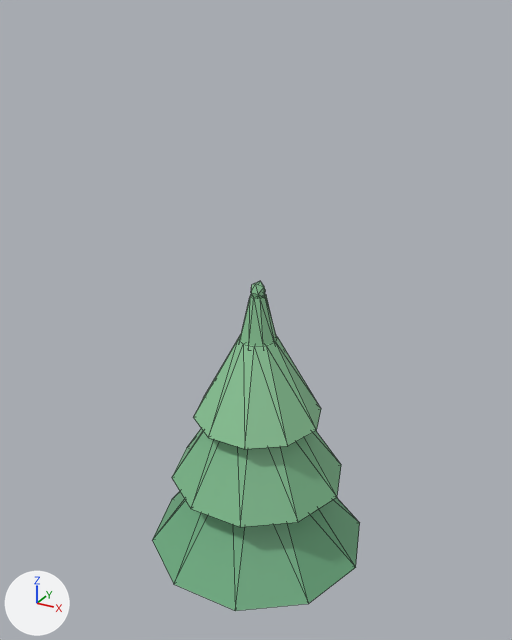
One commit to the glTF model public/studio/v2.15.0/d_pinetree/model.glb: the scene before it, then after it.
The view is the same before and after, from a 50 mm lens placed at (3.38, -6.18, 6.5), pointed at (-0.06, 0.07, 3.38). The lights are fixed; the arrows at lower left show +X, +Y and +Z. The first picture is the older version. Mesh edges are drawn as thin lines. Where no turn or scale is listed for an object, it has been applied to the vertices.

Names of what the first picture shows: 'part1', 'part2', 'part3', 'part4', 'part5'.
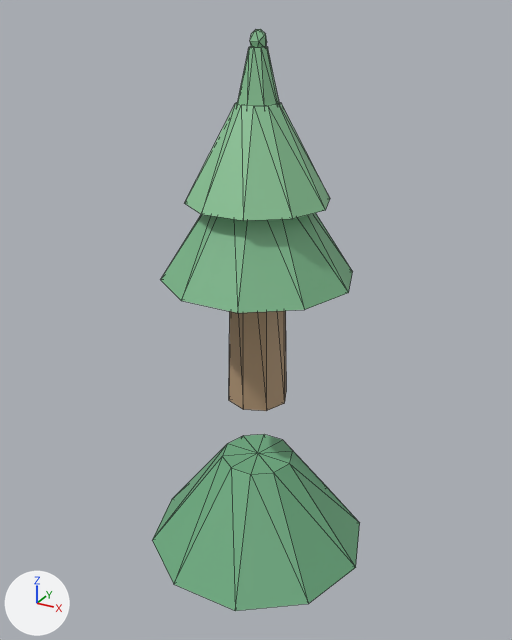
Pixel boxes (x1, y1, x2, y2) of what changed, in the pictures (512 x 640 px):
'part2', moved: before (172, 429, 341, 527); after (161, 213, 353, 313)
'part3', moved: before (193, 334, 321, 449); after (185, 102, 330, 221)
'part0', moved (not visible before): after (229, 311, 286, 411)
'part4', moved: before (240, 295, 276, 346); after (237, 47, 279, 106)
'part5', moved: before (251, 281, 265, 298); after (250, 29, 267, 47)

Edits to the bpy script that builds the scene:
```text
Change me_geometry_0:
    used by ob_part0; location = (0.0, 0.0, 0.0)
    remove me_geometry_0.from_pydata(...)  # 18 vertices, 32 faces; spans x -0.34..0.34, y -0.34..0.34, z 0.0..2.6
    add me_geometry_0.from_pydata(...)  # 18 vertices, 32 faces; spans x -0.34..0.34, y -0.34..0.34, z 2.48..5.08
    me_geometry_0 part 1: the whole mesh is moved by (0.0, 0.0, 2.48)
Change me_geometry_2:
    used by ob_part2; location = (0.0, 0.0, 0.0)
    remove me_geometry_2.from_pydata(...)  # 22 vertices, 40 faces; spans x -1.02..1.02, y -0.97..0.97, z 1.45..2.5
    add me_geometry_2.from_pydata(...)  # 22 vertices, 40 faces; spans x -1.02..1.02, y -0.97..0.97, z 3.93..4.98
    me_geometry_2 part 2: the whole mesh is moved by (0.0, 0.0, 2.48)
Change me_geometry_3:
    used by ob_part3; location = (0.0, 0.0, 0.0)
    remove me_geometry_3.from_pydata(...)  # 22 vertices, 40 faces; spans x -0.74..0.74, y -0.704..0.704, z 2.25..3.2
    add me_geometry_3.from_pydata(...)  # 22 vertices, 40 faces; spans x -0.74..0.74, y -0.704..0.704, z 4.726..5.676
    me_geometry_3 part 3: the whole mesh is moved by (0.0, 0.0, 2.476)
Change me_geometry_4:
    used by ob_part4; location = (0.0, 0.0, 0.0)
    remove me_geometry_4.from_pydata(...)  # 18 vertices, 32 faces; spans x -0.22..0.22, y -0.22..0.22, z 3.15..3.7
    add me_geometry_4.from_pydata(...)  # 18 vertices, 32 faces; spans x -0.22..0.22, y -0.22..0.22, z 5.626..6.176
    me_geometry_4 part 4: the whole mesh is moved by (0.0, 0.0, 2.476)
Change me_geometry_5:
    used by ob_part5; location = (0.0, 0.0, 0.0)
    remove me_geometry_5.from_pydata(...)  # 12 vertices, 20 faces; spans x -0.077..0.077, y -0.077..0.077, z 3.648..3.852
    add me_geometry_5.from_pydata(...)  # 12 vertices, 20 faces; spans x -0.077..0.077, y -0.077..0.077, z 6.124..6.328
    me_geometry_5 part 5: the whole mesh is moved by (0.0, 0.0, 2.476)
```
